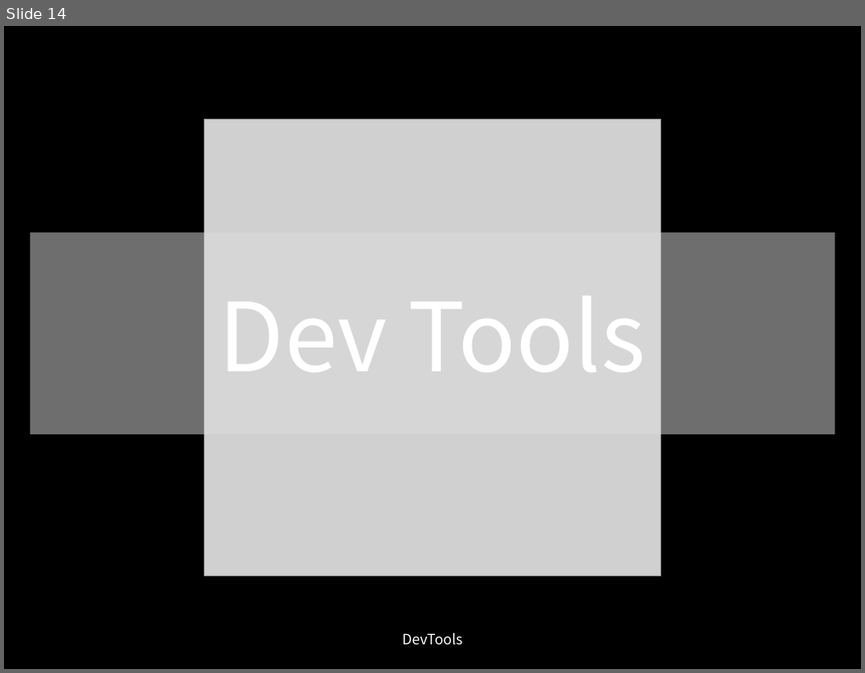
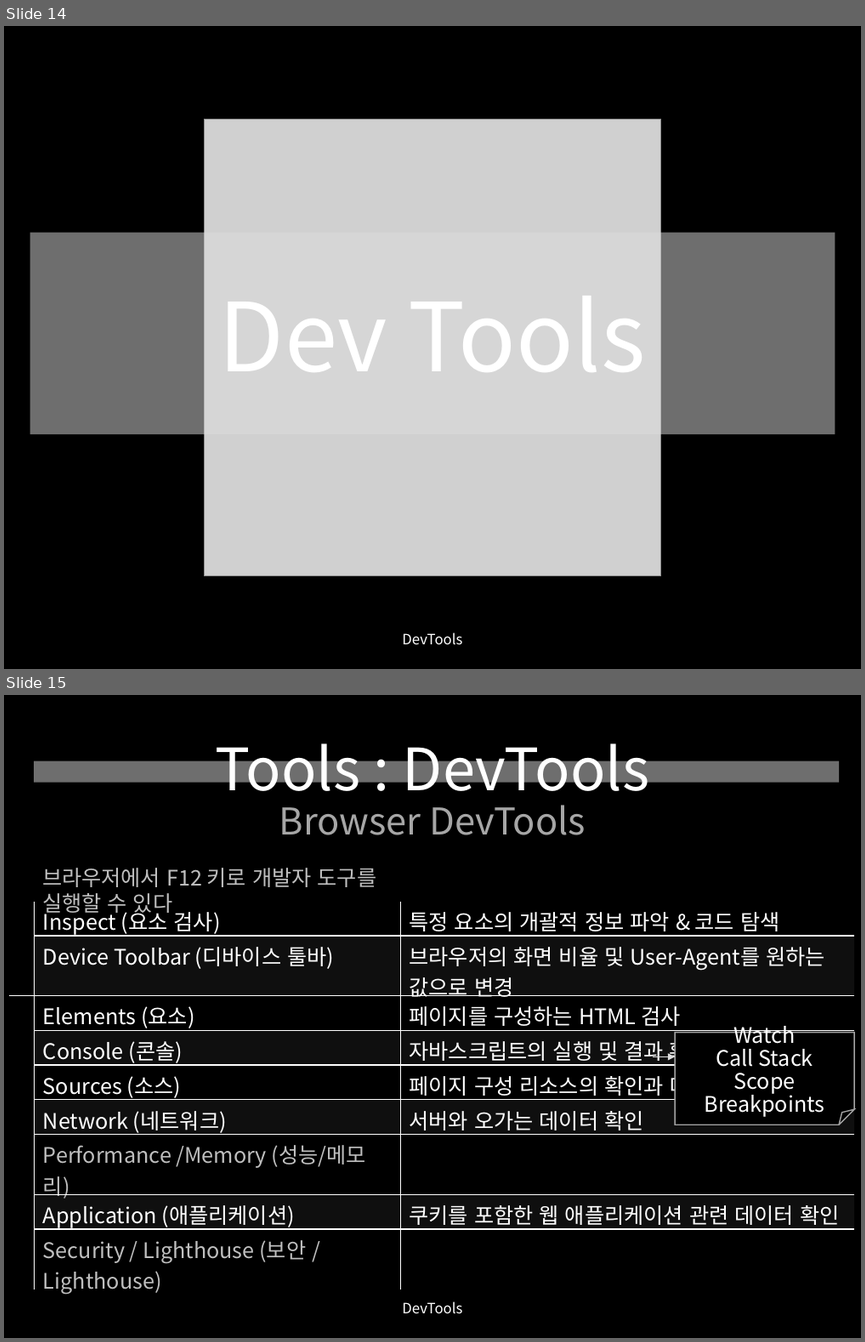
Before and after one commit to yusooo/Hacking, a slide deck: 웹해킹 정리.pptx. Shown one above the other, each under a label of ours: slide 14 before the commit, slides 14 and 15 after it. The pictures are 865x673 and 865x1342 pixels, drawn with LibreOffice and Linux fonts; fonts in the diff are those of the drawing; grey boxes stand for pictures. Boxes give left, top, right and bottom in pixels: in the first picture for what was removed or moved away, otherwise in the second. Text is boxed around its words. In the diff, an @@ line names an element or a change of style, - is before the commit and + after.

```diff
--- a/웹해킹 정리.pptx
+++ b/웹해킹 정리.pptx
@@ slide 15 added at [4, 695, 861, 1338], background #000000 @@
@@ title added at [216, 743, 649, 835], 31 pt, text #A6A6A6 @@
+Tools : DevTools
+Browser DevTools
@@ rectangle added at [34, 761, 839, 783], fill #DDDDDD at 50% opacity @@
@@ text added at [42, 868, 377, 916], 18 pt, text #BFBFBF @@
+브라우저에서 F12 키로 개발자 도구를 실행할 수 있다
@@ table added at [9, 902, 853, 1297], 9 rows, 3 columns @@
+ | Inspect (요소 검사) | 특정 요소의 개괄적 정보 파악 & 코드 탐색
+ | Device Toolbar (디바이스 툴바) | 브라우저의 화면 비율 및 User-Agent를 원하는 값으로 변경
+ | Elements (요소) | 페이지를 구성하는 HTML 검사
+ | Console (콘솔) | 자바스크립트의 실행 및 결과 확인
+ | Sources (소스) | 페이지 구성 리소스의 확인과 디버깅
+ | Network (네트워크) | 서버와 오가는 데이터 확인
+ | Performance /Memory (성능/메모리) | 
+ | Application (애플리케이션) | 쿠키를 포함한 웹 애플리케이션 관련 데이터 확인
+ | Security / Lighthouse (보안 / Lighthouse) | 
@@ folded corner added at [675, 1032, 854, 1125], fill #000000, outline #A3A3A3 1 pt, 18 pt, text #FFFFFF @@
+Watch
+Call Stack
+Scope
+Breakpoints
@@ arrow added from (653, 1056) to (675, 1056), #DDDDDD 0.5 pt @@
@@ text added at [402, 1301, 462, 1314], 12 pt, text #FFFFFF @@
+DevTools
```
Also in this commit, not shown: 2 slides changed, 11 other slides added.
